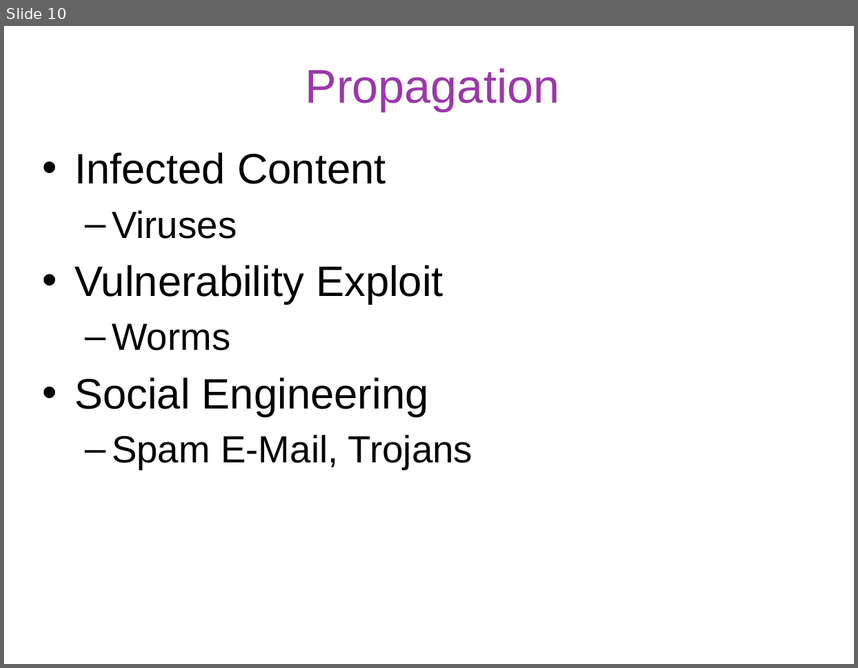
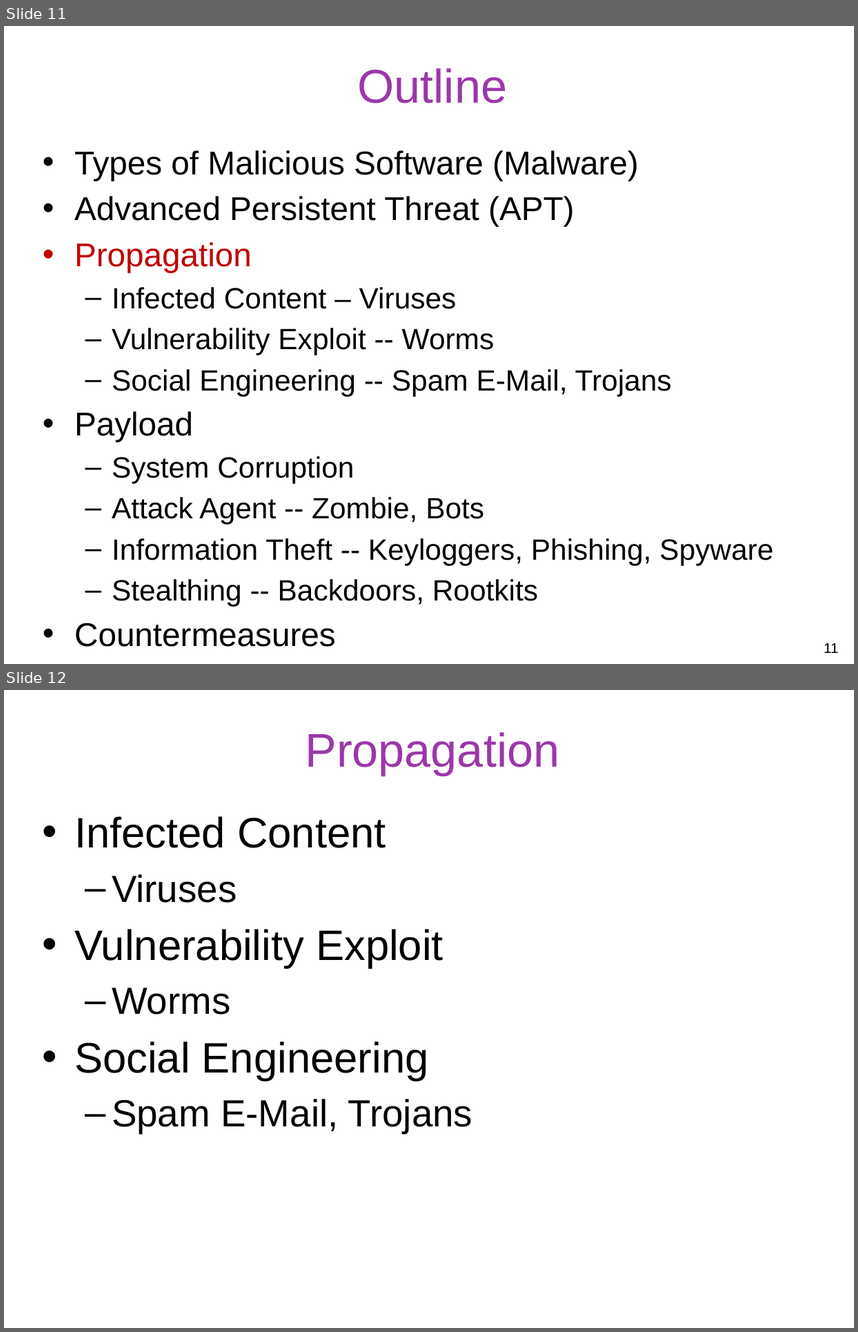
Before and after one commit to gulaoshi/gu.github.io, a slide deck: InfoSec/PPTs/L7-CH06-Malicious Software.pptx. Shown one above the other, each under a label of ours: slide 10 before the commit, slides 11 and 12 after it. The pictures are 858x668 and 858x1332 pixels, drawn with LibreOffice and Linux fonts; fonts in the diff are those of the drawing. Boxes give left, top, right and bottom in pixels: in the first picture for what was removed or moved away, otherwise in the second. Text is boxed around its words. In the diff, an @@ line names an element or a change of style, - is before the commit and + after.

```diff
--- a/InfoSec/PPTs/L7-CH06-Malicious Software.pptx
+++ b/InfoSec/PPTs/L7-CH06-Malicious Software.pptx
@@ slide 11 added at (x1=4, y1=26, x2=854, y2=664), background #FFFFFF @@
@@ title added at (x1=358, y1=68, x2=508, y2=103), 40 pt, text #9B37AA @@
+Outline
@@ text added at (x1=74, y1=150, x2=773, y2=606), 24.8 pt, text #000000 @@
+• Types of Malicious Software (Malware)
+• Advanced Persistent Threat (APT)
+• Propagation
+  – Infected Content – Viruses
+  – Vulnerability Exploit -- Worms
+  – Social Engineering -- Spam E-Mail, Trojans
+• Payload
+  – System Corruption
+  – Attack Agent -- Zombie, Bots
+  – Information Theft -- Keyloggers, Phishing, Spyware
+  – Stealthing -- Backdoors, Rootkits
+• Countermeasures
@@ page number added at (x1=824, y1=643, x2=838, y2=653), 12 pt, text #000000 @@
+11
@@ what was slide 10 is now slide 12 @@
```
Also in this commit, not shown: 3 slides changed, 3 other slides added, 1 other file.
